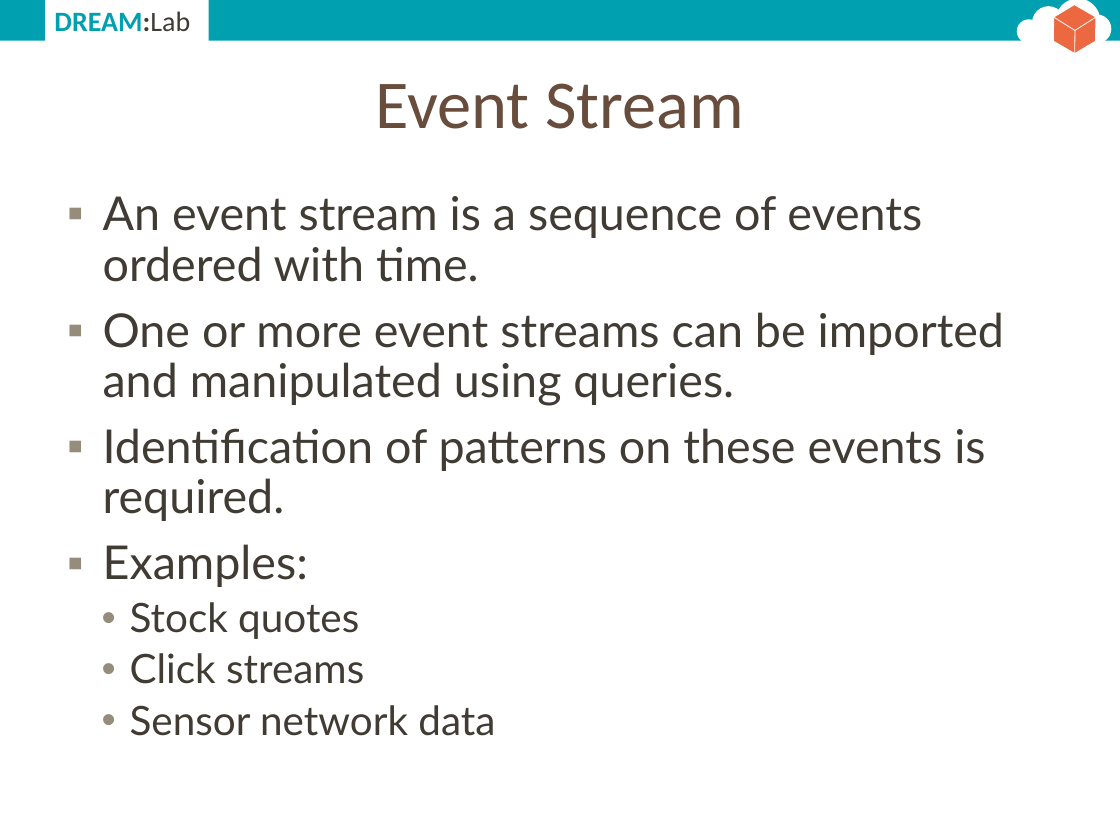
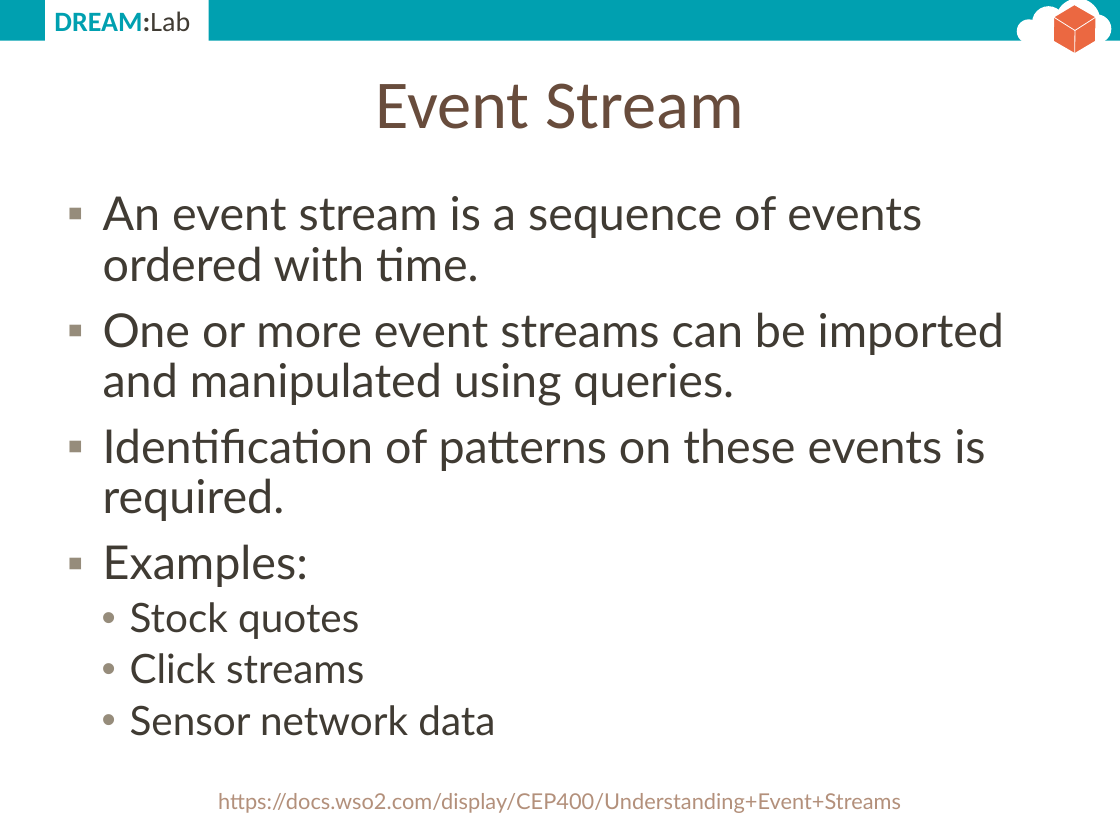
Before and after one commit to dream-lab/iot-school, a slide deck: slide 3 of common/slides/cep.pptx. Drawn at 1120x840 pixels with LibreOffice and Linux fonts; fonts in the diff are those of the drawing. Boxes give left, top, right and bottom in pixels: in the first picture for what was removed or moved away, otherwise in the second. Text is boxed around its words. In the diff, an @@ line names an element or a change of style, - is before the commit and + after.

```diff
--- a/common/slides/cep.pptx
+++ b/common/slides/cep.pptx
@@ text added at box(218, 793, 901, 813), 14 pt, text #B3907B @@
+https://docs.wso2.com/display/CEP400/Understanding+Event+Streams
```
Also in this commit, not shown: 22 other slides changed, 6 slides added, 1 slide removed, 1 other file.
